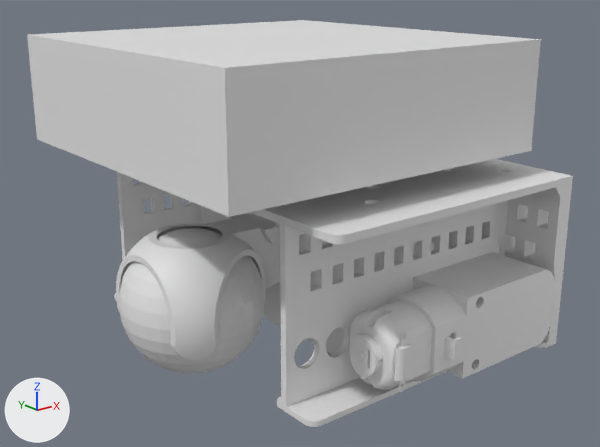
Two versions of the Blender file pre/016.blend, one commit apart.
Both versions are drawn from a 50 mm lens placed at (-195.6, -185.6, 105.2), pointed at (-51.7, -5.7, 33.2). The axes (+X, +Y, +Z) are drawn at lower left. The lights are the same throughout.

Objects in the first picture: '18650', 'DC Motor 20mm', 'PCB', 'SCRU-FEcastor', 'Sphere', 'frame'.
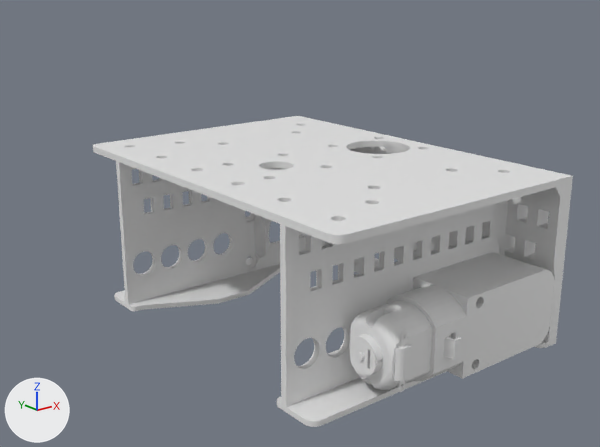
What changed in the scene script:
```text
Remove ob_scru_fecastor:
    ob_scru_fecastor = bpy.data.objects.new('SCRU-FEcastor', me_scru_fecastor)
    ob_scru_fecastor.location = (-76.5, 0.0, 29.0)
    ob_scru_fecastor.rotation_euler = (-3.142, 0.0, 4.712)  # degrees (-180, 0, 270)
Remove ob_sphere:
    ob_sphere = bpy.data.objects.new('Sphere', me_sphere)
    ob_sphere.location = (-85.2, 0.0, 10.1)
Remove ob_18650:
    ob_18650 = bpy.data.objects.new('18650', me_18650)
    ob_18650.location = (-46.9, 0.0, 23.0)
    ob_18650.scale = (0.88, 0.95, 0.933)
Remove ob_pcb:
    ob_pcb = bpy.data.objects.new('PCB', me_pcb)
    ob_pcb.location = (-55.7, 0.0, 71.0)
    ob_pcb.scale = (1.0, 1.0, 0.3)
```

Changed parts and their boxes [x1, y1, x2, y2] in the pictures (600 x 447 px):
'PCB', deleted
    before: [27, 20, 541, 217]
'SCRU-FEcastor', deleted
    before: [116, 213, 280, 360]
'Sphere', deleted
    before: [119, 228, 265, 373]
'18650', deleted
    before: [201, 206, 417, 354]
